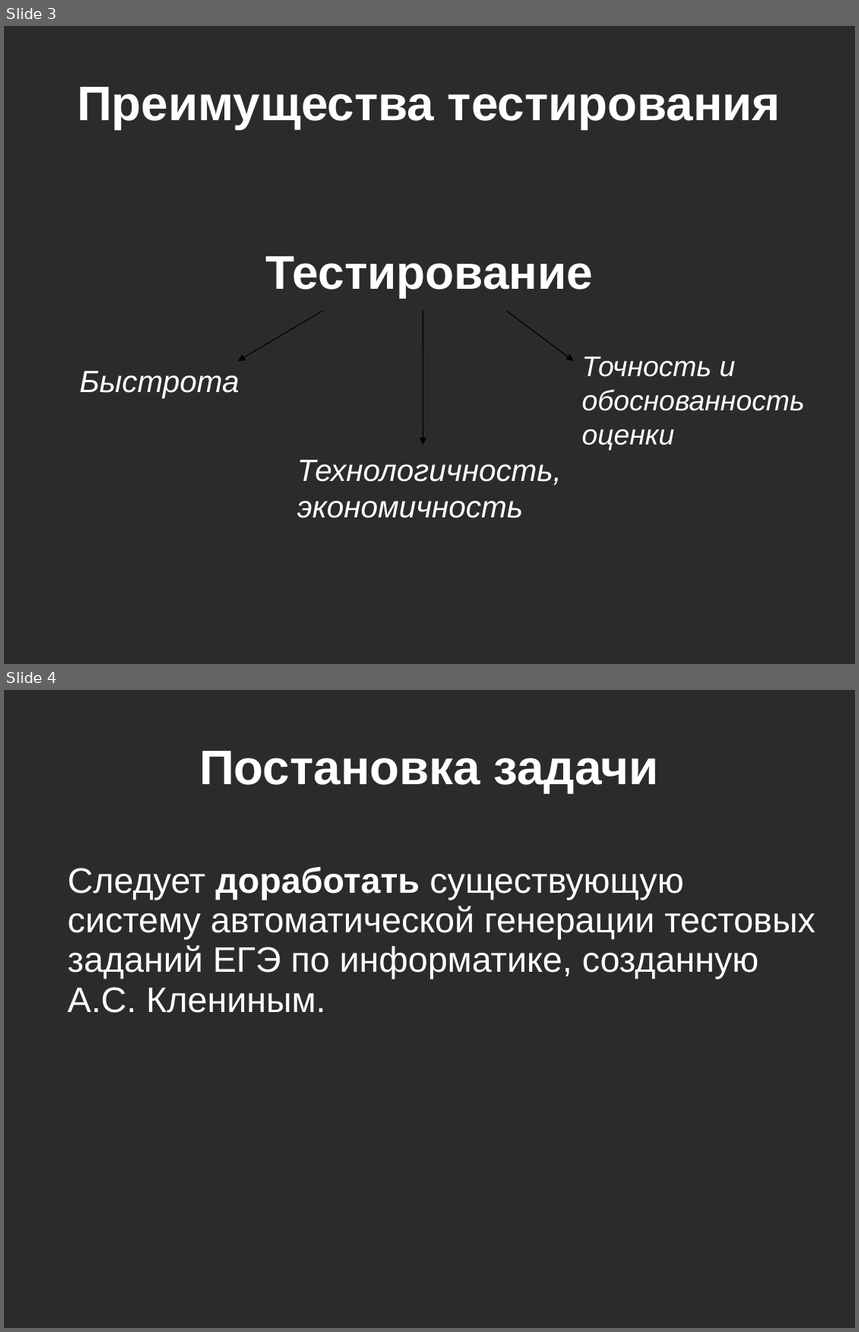
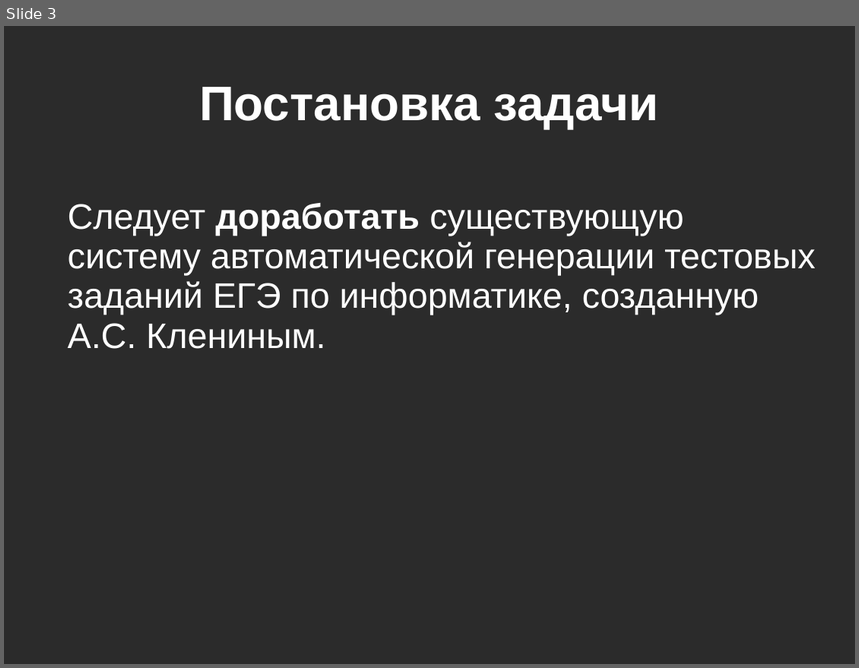
Before and after one commit to kevroletin/Coursework, a slide deck: 236_Кевролетин_презентация.ppt. Shown one above the other, each under a label of ours: slides 3 and 4 before the commit, slide 3 after it. The pictures are 859x1332 and 859x668 pixels, drawn with LibreOffice and Linux fonts; fonts in the diff are those of the drawing; background and template pictures are left out; a plain dark background stands for a picture behind light text. Boxes give left, top, right and bottom in pixels: in the first picture for what was removed or moved away, otherwise in the second. Text is boxed around its words. In the diff, an @@ line names an element or a change of style, - is before the commit and + after.

```diff
--- a/236_Кевролетин_презентация.ppt
+++ b/236_Кевролетин_презентация.ppt
@@ slide 3 removed at (4,26,855,664), background picture (left out) @@
@@ title removed at (77,87,781,129) @@
-Преимущества тестирования
@@ text removed at (266,256,593,297) @@
-Тестирование
@@ arrow removed from (322, 311) to (238, 361) @@
@@ arrow removed from (423, 311) to (423, 445) @@
@@ arrow removed from (506, 311) to (573, 361) @@
@@ text removed at (582,357,805,451) @@
-Точность и обоснованность оценки
@@ text removed at (79,371,239,398) @@
-Быстрота
@@ text removed at (297,460,562,518) @@
-Технологичность, экономичность
@@ what was slide 4 is now slide 3 @@
```
Also in this commit, not shown: 10 slides changed, 2 other slides removed, 3 other files.
